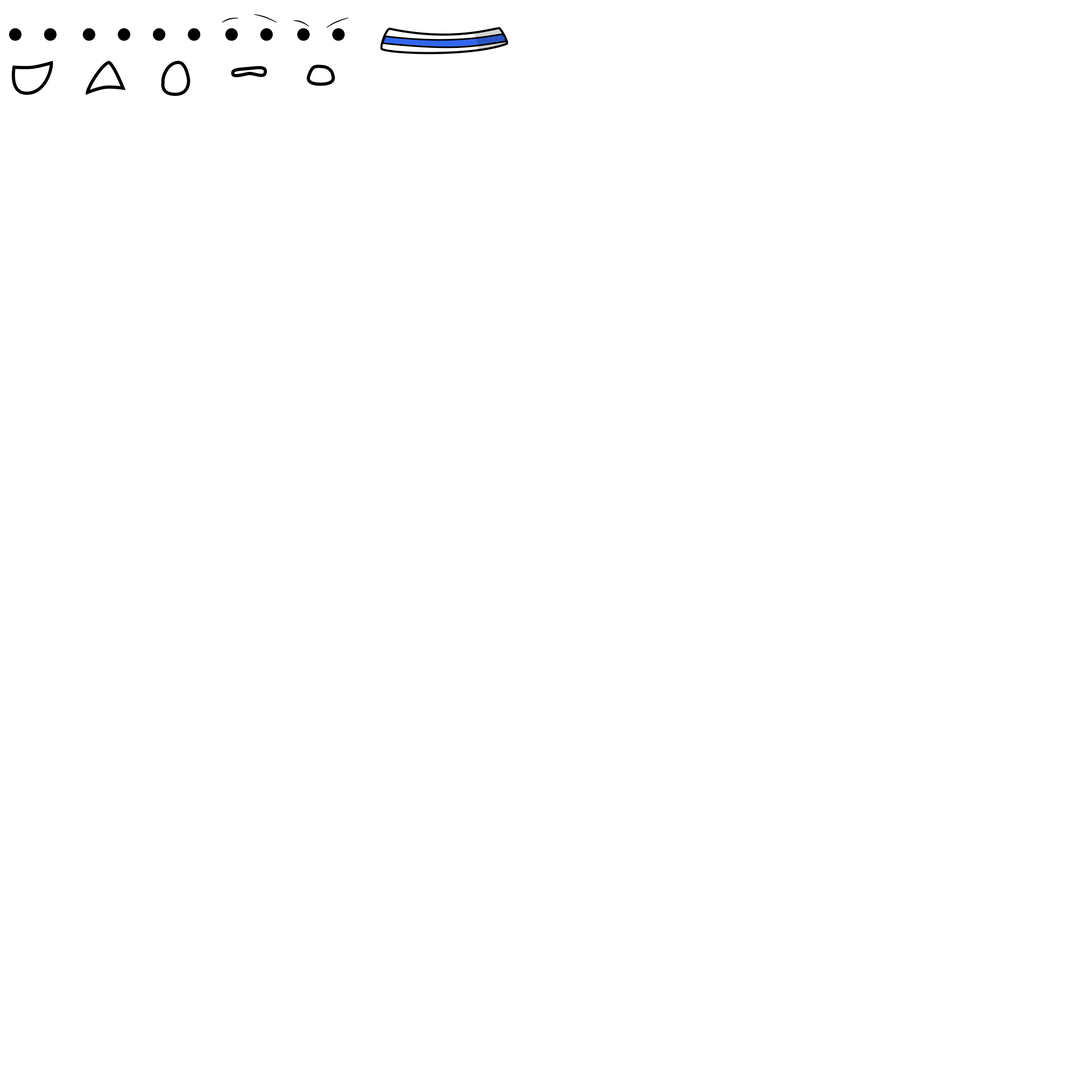
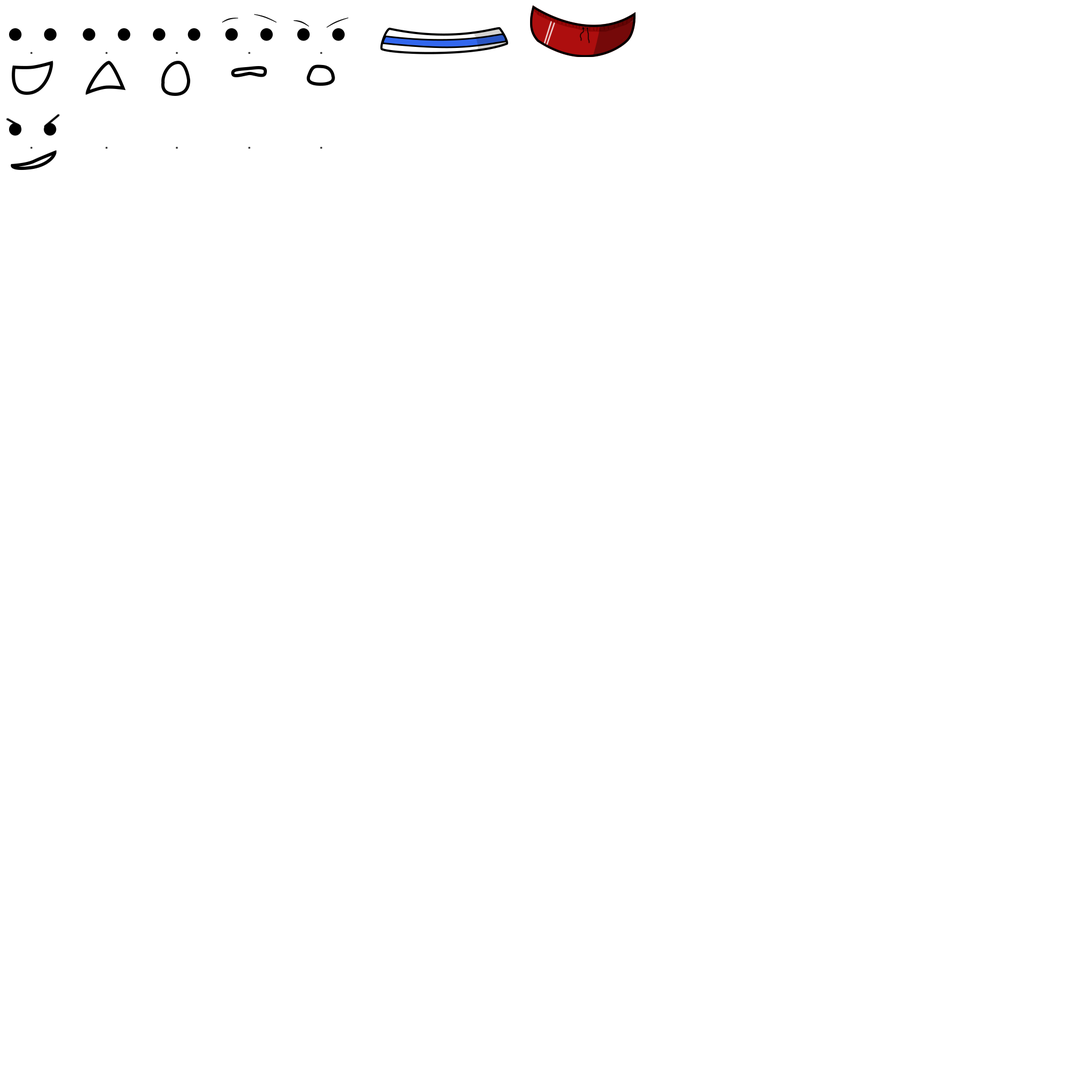
Before/after of a (1091, 1091) layered artwork. What changed in the layer stack:
added group "Red Shorts" with 3 layers above "Head Band" over 530, 5, 636, 58
added layer "Shape 3 copy" in group "Red Shorts" over 530, 5, 636, 58
added layer "Layer 5" (multiply) in group "Red Shorts" over 592, 11, 636, 58
added layer "Shape 3" in group "Red Shorts" over 530, 5, 636, 58
added group "Fierce" with 4 layers above "Happy copy" over 5, 113, 61, 171
added layer "Layer 3" in group "Fierce" over 5, 113, 61, 128
added layer "Ellipse 1" (4th of 5, in "Fierce") in group "Fierce" over 10, 150, 57, 171
added layer "Eyes" (5th of 6, in "Fierce") in group "Fierce" over 9, 123, 57, 136
added group "Happy copy" with 5 layers above "Happy" over 29, 146, 323, 150
added layer "Centre copy 4" (1st of 2, in "Happy copy") in group "Happy copy" over 319, 146, 323, 150
added layer "Centre copy 3" (1st of 2, in "Happy copy") in group "Happy copy" over 247, 146, 252, 150
added layer "Centre copy 2" (1st of 2, in "Happy copy") in group "Happy copy" over 175, 146, 179, 150
added layer "Centre copy" (1st of 2, in "Happy copy") in group "Happy copy" over 104, 146, 109, 150
added layer "Centre" (1st of 2, in "Happy copy") in group "Happy copy" over 29, 146, 34, 150
added layer "Centre copy 4" (2nd of 2, in "Happy") in group "Happy" over 319, 51, 323, 55
added layer "Centre copy 3" (2nd of 2, in "Happy") in group "Happy" over 247, 51, 252, 55
added layer "Centre copy 2" (2nd of 2, in "Happy") in group "Happy" over 175, 51, 179, 55
added layer "Centre copy" (2nd of 2, in "Happy") in group "Happy" over 104, 51, 109, 55
added layer "Centre" (2nd of 2, in "Happy") in group "Happy" over 29, 51, 34, 55
